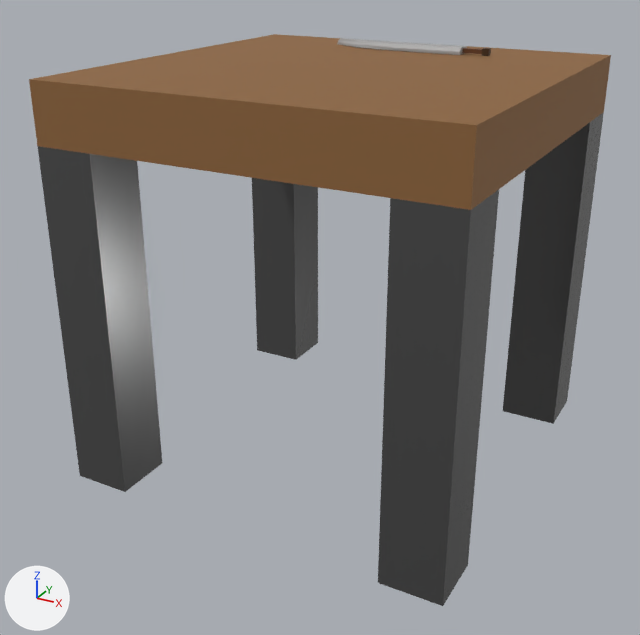
One commit to the Blender file assets/blender/CuttingTable.blend: the scene before it, then after it.
Both versions are drawn from a 50 mm lens placed at (1.95, -3.8, 2.59), pointed at (-0.04, -0.17, 0.77). The axes (+X, +Y, +Z) are drawn at lower left. The lights are the same throughout. The older version comes first.

Script lines for the objects in view, before the commit:
```python
me_cube = bpy.data.meshes.new('Cube')
me_cube.from_pydata(...)  # a box spanning x -1.0..1.0, y -1.0..1.0, z 0.71..1.0, material slot 0; a box spanning x -1.0..-0.7, y -1.0..-0.7, z -1.0..0.71, material slot 1; a box spanning x -1.0..-0.7, y 0.7..1.0, z -1.0..0.71, material slot 1; a box spanning x 0.7..1.0, y -1.0..-0.7, z -1.0..0.71, material slot 1; a box spanning x 0.7..1.0, y 0.7..1.0, z -1.0..0.71, material slot 1
me_cube.materials.append(mat_material_004)  # brown #91673c
me_cube.materials.append(mat_material_005)  # dark grey #5f5f5f
me_cube_003 = bpy.data.meshes.new('Cube.003')
me_cube_003.from_pydata(...)  # 30 vertices, 22 faces; spans x -0.873..0.017, y -0.052..0.052, z -0.017..0.017
# faces by material slot: [6, 6, 10]
me_cube_003.materials.append(mat_material_003)  # brown #40270b
me_cube_003.materials.append(mat_material_001)  # brown #653b1d
me_cube_003.materials.append(mat_material_002)  # grey #a8a8a8
ob_cube = bpy.data.objects.new('Cube', me_cube)
ob_cube.location = (0.0, 0.0, 1.0)
ob_cube_003 = bpy.data.objects.new('Cube.003', me_cube_003)
ob_cube_003.location = (0.454, 0.666, 2.019)
```
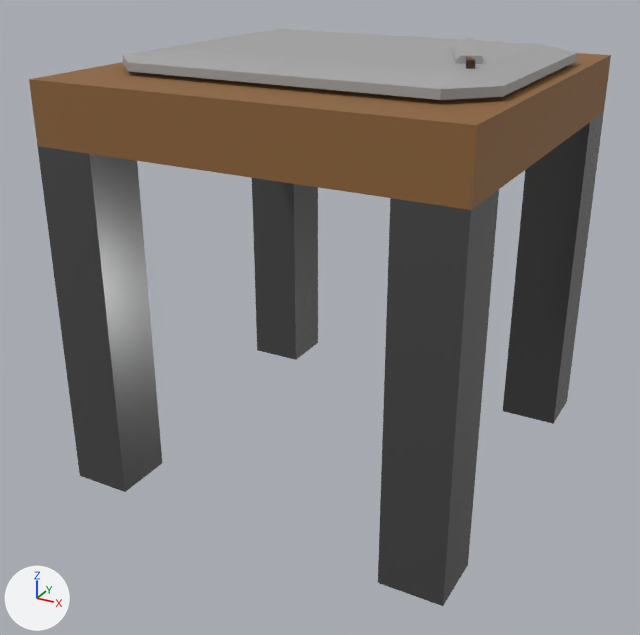
The newer file is also rescaled (x0.5) as a whole; pictures and numbers use the older file's frame.

Location of each change, [x1, y1, x2, y2] in pixels of the pictures (640 x 635 px):
'Cube', reshaped: before [29, 34, 611, 606]; after [29, 29, 611, 606]
'Cube.003', deleted: before [338, 38, 491, 56]
    faces in mat_material_002 (grey #a8a8a8): [338, 38, 467, 55]
part 1 of me_cube, added: after [122, 29, 577, 100]
part 2 of me_cube, added: after [452, 36, 482, 64]
part 3 of me_cube, added: after [466, 57, 475, 69]

Diff of the bpy script that builds the scene:
```diff
--- a/assets/blender/CuttingTable.blend.py
+++ b/assets/blender/CuttingTable.blend.py
@@ me_cube @@
 # used by ob_cube; location = (0.0, 0.0, 1.0)
-me_cube.from_pydata(...)  # 40 vertices, 30 faces; spans x -1.0..1.0, y -1.0..1.0, z -1.0..1.0
+me_cube.from_pydata(...)  # 94 vertices, 78 faces; spans x -1.0..1.0, y -1.0..1.0, z -1.0..1.12
+# me_cube part 1: a new loose piece of 24 vertices spanning x -0.87..0.94, y -0.72..0.72, z 0.99..1.09, in mat_material_002 (grey #a8a8a8)
+# me_cube part 2: a new loose piece of 14 vertices spanning x 0.43..0.74, y -0.28..0.45, z 1.08..1.12, in mat_material_002 (grey #a8a8a8)
+# me_cube part 3
+# 16 vertices are added at x 0.68..0.76, y -0.39..-0.24, z 1.08..1.12
+# 6 new faces join them, mat_material_003 (brown #40270b)
+# 6 new faces join them, mat_material_001 (brown #653b1d)
 me_cube.materials.append(mat_material_004)
 me_cube.materials.append(mat_material_005)
+me_cube.materials.append(mat_material_002)  # grey #a8a8a8
+me_cube.materials.append(mat_material_003)  # brown #40270b
+me_cube.materials.append(mat_material_001)  # brown #653b1d
@@ ob_cube_003 @@
-ob_cube_003 = bpy.data.objects.new('Cube.003', me_cube_003)
-ob_cube_003.location = (0.454, 0.666, 2.019)
```
